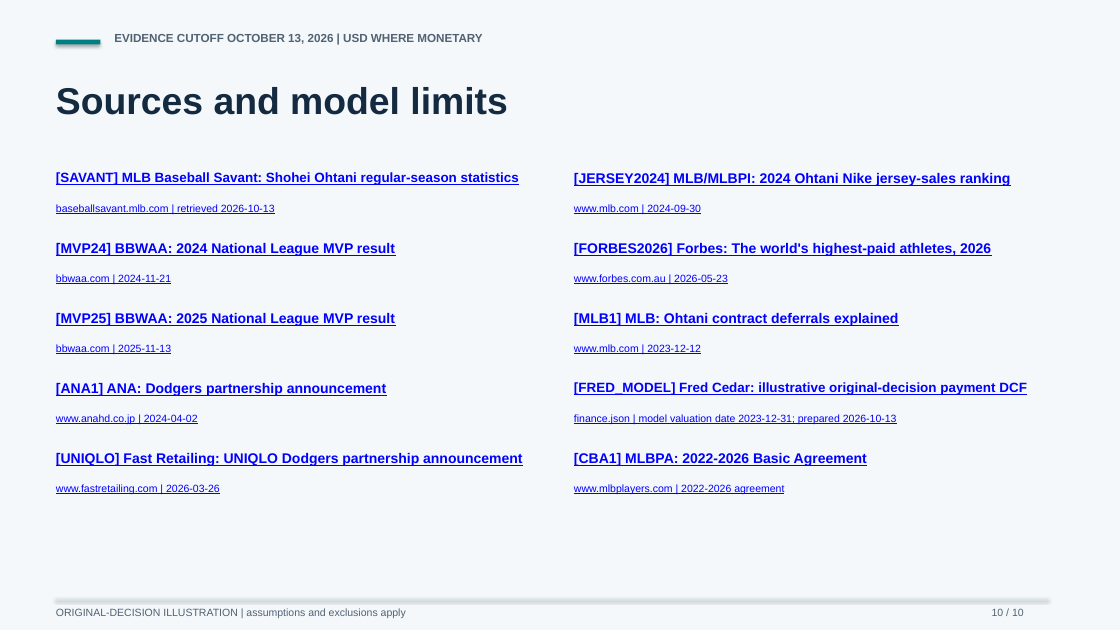
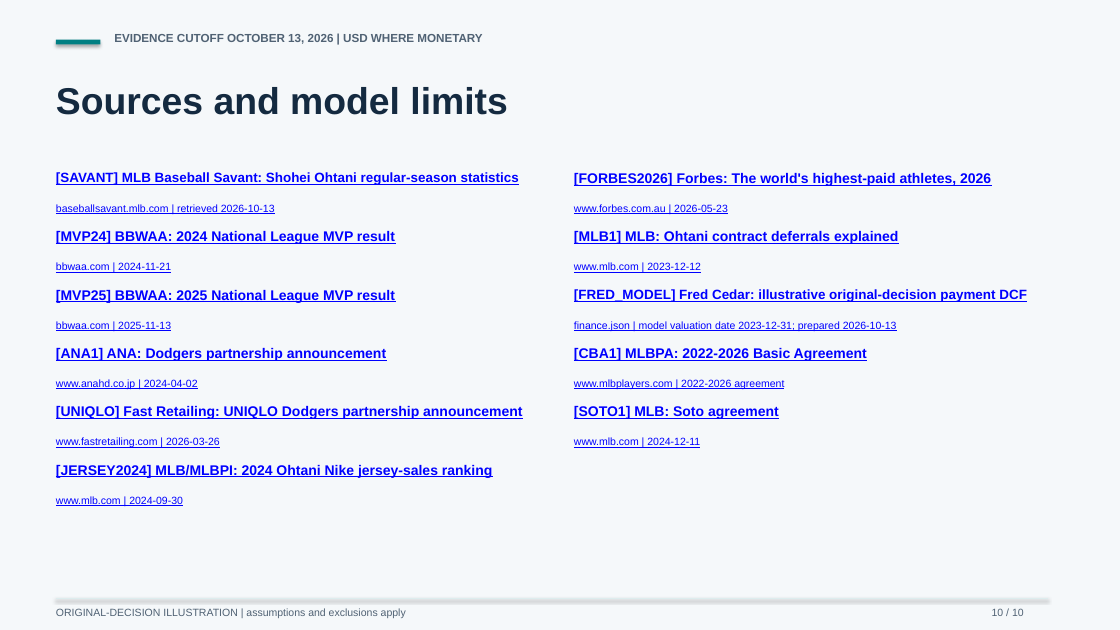
Before and after one commit to Etdev2/sweet-potato-fried-test, a slide deck: slide 10 of ST-1/decks/st1-owner-agency.pptx. Drawn at 1120x630 pixels with LibreOffice and Linux fonts; fonts in the diff are those of the drawing. Boxes give left, top, right and bottom in pixels: in the first picture for what was removed or moved away, otherwise in the second. Text is boxed around its words. In the diff, an @@ line names an element or a change of style, - is before the commit and + after.

```diff
--- a/ST-1/decks/st1-owner-agency.pptx
+++ b/ST-1/decks/st1-owner-agency.pptx
@@ text "[FORBES2026] Forbes: The world's highest-paid ...": place and size @@
-text "[FORBES2026] Forbes: The world's highest-paid ..." at [574,243,991,256]
+text "[FORBES2026] Forbes: The world's highest-paid ..." at [574,173,991,186]
@@ text "www.forbes.com.au | 2026-05-23": place and size @@
-text "www.forbes.com.au | 2026-05-23" at [574,274,728,284]
+text "www.forbes.com.au | 2026-05-23" at [574,204,728,214]
@@ text "[MVP24] BBWAA: 2024 National League ...": place and size @@
-text "[MVP24] BBWAA: 2024 National League ..." at [56,243,395,256]
+text "[MVP24] BBWAA: 2024 National League ..." at [56,231,395,244]
@@ text "[MLB1] MLB: Ohtani contract deferrals ...": place and size @@
-text "[MLB1] MLB: Ohtani contract deferrals ..." at [574,312,898,327]
+text "[MLB1] MLB: Ohtani contract deferrals ..." at [574,230,898,245]
@@ text "bbwaa.com | 2024-11-21": place and size @@
-text "bbwaa.com | 2024-11-21" at [56,274,171,284]
+text "bbwaa.com | 2024-11-21" at [56,262,171,273]
@@ text "www.mlb.com | 2023-12-12": place and size @@
-text "www.mlb.com | 2023-12-12" at [574,344,701,354]
+text "www.mlb.com | 2023-12-12" at [574,262,701,273]
@@ text "[MVP25] BBWAA: 2025 National League ...": place and size @@
-text "[MVP25] BBWAA: 2025 National League ..." at [56,312,395,327]
+text "[MVP25] BBWAA: 2025 National League ..." at [56,289,395,304]
@@ text "[FRED_MODEL] Fred Cedar: illustrative original-decision ...": place and size @@
-text "[FRED_MODEL] Fred Cedar: illustrative original-decision ..." at [574,382,1027,395]
+text "[FRED_MODEL] Fred Cedar: illustrative original-decision ..." at [574,289,1027,302]
@@ text "bbwaa.com | 2025-11-13": place and size @@
-text "bbwaa.com | 2025-11-13" at [56,344,171,354]
+text "bbwaa.com | 2025-11-13" at [56,321,171,331]
@@ text "finance.json | model valuation date ...": place and size @@
-text "finance.json | model valuation date ..." at [574,414,897,424]
+text "finance.json | model valuation date ..." at [574,321,897,331]
@@ text "[ANA1] ANA: Dodgers partnership announcement": place and size @@
-text "[ANA1] ANA: Dodgers partnership announcement" at [56,383,386,396]
+text "[ANA1] ANA: Dodgers partnership announcement" at [56,348,386,361]
@@ text "[CBA1] MLBPA: 2022-2026 Basic Agreement": place and size @@
-text "[CBA1] MLBPA: 2022-2026 Basic Agreement" at [574,453,867,466]
+text "[CBA1] MLBPA: 2022-2026 Basic Agreement" at [574,348,867,361]
@@ text "www.anahd.co.jp | 2024-04-02": place and size @@
-text "www.anahd.co.jp | 2024-04-02" at [56,414,198,424]
+text "www.anahd.co.jp | 2024-04-02" at [56,379,198,389]
@@ text "www.mlbplayers.com | 2022-2026 agreement": place and size @@
-text "www.mlbplayers.com | 2022-2026 agreement" at [574,484,784,494]
+text "www.mlbplayers.com | 2022-2026 agreement" at [574,379,784,389]
@@ text "[UNIQLO] Fast Retailing: UNIQLO Dodgers ...": place and size @@
-text "[UNIQLO] Fast Retailing: UNIQLO Dodgers ..." at [56,453,522,466]
+text "[UNIQLO] Fast Retailing: UNIQLO Dodgers ..." at [56,406,522,419]
@@ text added at [574,406,779,419], 12 pt, text #0000FF, bold, underline @@
+[SOTO1] MLB: Soto agreement
@@ text "www.fastretailing.com | 2026-03-26": place and size @@
-text "www.fastretailing.com | 2026-03-26" at [56,484,220,494]
+text "www.fastretailing.com | 2026-03-26" at [56,437,220,448]
@@ text added at [574,437,700,448], 9 pt, text #0000FF, underline @@
+www.mlb.com | 2024-12-11
@@ text "[JERSEY2024] MLB/MLBPI: 2024 Ohtani Nike ...": place and size @@
-text "[JERSEY2024] MLB/MLBPI: 2024 Ohtani Nike ..." at [574,173,1010,186]
+text "[JERSEY2024] MLB/MLBPI: 2024 Ohtani Nike ..." at [56,465,492,478]
@@ text "www.mlb.com | 2024-09-30": place and size @@
-text "www.mlb.com | 2024-09-30" at [574,204,701,214]
+text "www.mlb.com | 2024-09-30" at [56,496,183,506]
```
Also in this commit, not shown: 1 other slide changed, 27 other files.
